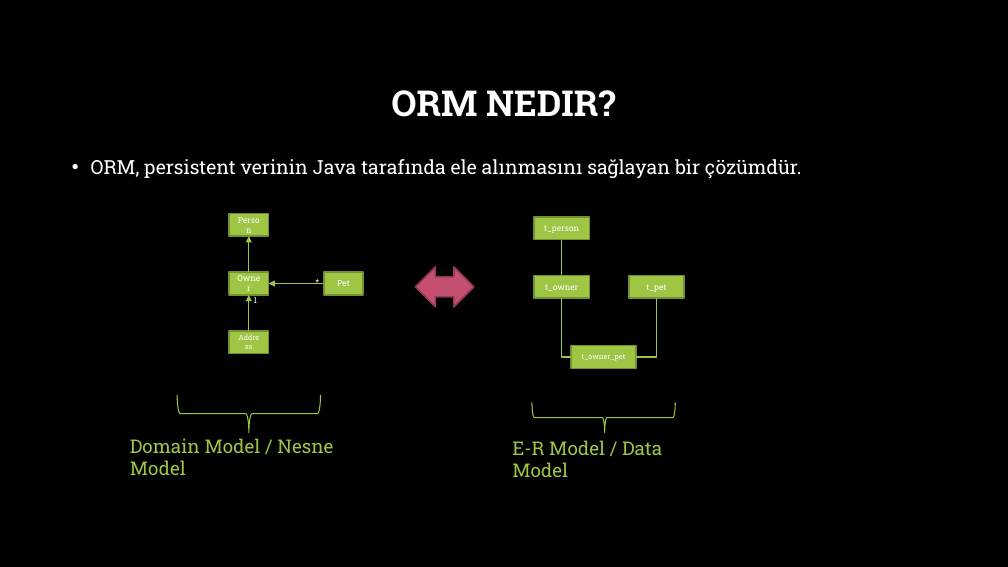
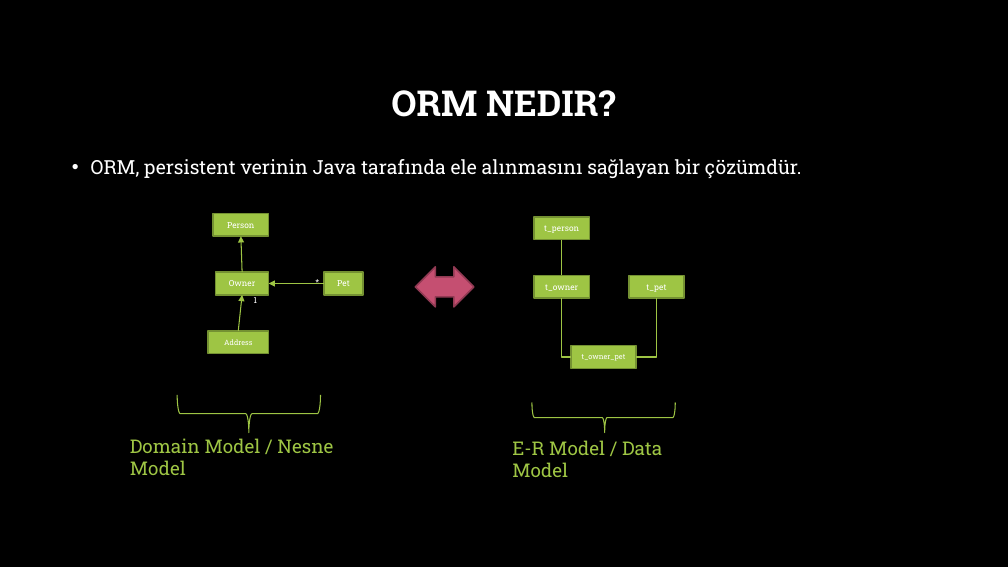
Before and after one commit to burakduman-bilgeadam/sunum, a slide deck: slide 3 of Spring/7-spring-data-jpa-hibernate.pptx. Drawn at 1008x567 pixels with LibreOffice and Linux fonts; fonts in the diff are those of the drawing; background and template pictures are left out. Boxes give left, top, right and bottom in pixels: in the first picture for what was removed or moved away, otherwise in the second. Text is boxed around its words. In the diff, an @@ line names an element or a change of style, - is before the commit and + after.

```diff
--- a/Spring/7-spring-data-jpa-hibernate.pptx
+++ b/Spring/7-spring-data-jpa-hibernate.pptx
@@ rectangle "Person": place and size @@
-rectangle "Person" at [229,213,268,236]
+rectangle "Person" at [213,213,268,236]
@@ arrow moved from (249, 272) - (249, 236) to (242, 272) - (241, 236) @@
@@ rectangle "Owner": place and size @@
-rectangle "Owner" at [229,272,268,295]
+rectangle "Owner" at [216,272,268,295]
@@ arrow moved from (249, 331) - (249, 295) to (238, 331) - (242, 295) @@
@@ rectangle "Address": place and size @@
-rectangle "Address" at [229,331,268,354]
+rectangle "Address" at [208,331,268,354]
```
Also in this commit, not shown: 7 other slides changed.
